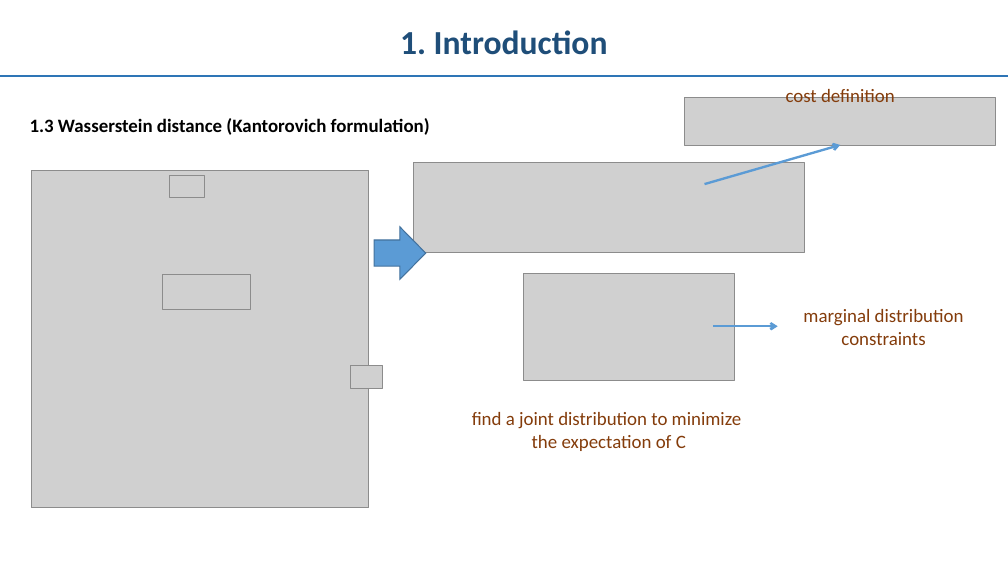
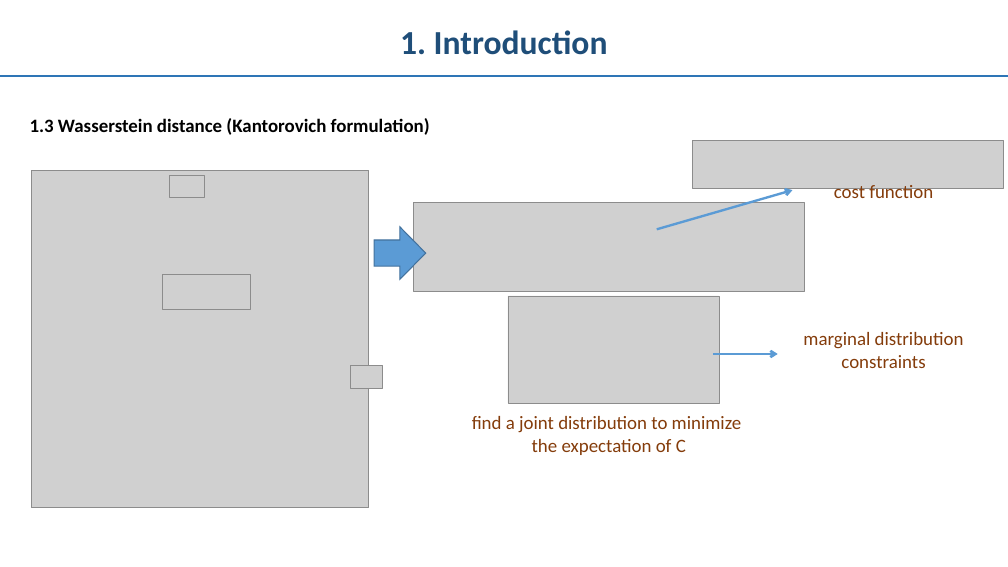
Before and after one commit to emliang/Wasserstein-Distance, a slide deck: slide 7 of W-distance.pptx. Drawn at 1008x567 pixels with LibreOffice and Linux fonts; fonts in the diff are those of the drawing; grey boxes stand for pictures. Boxes give left, top, right and bottom in pixels: in the first picture for what was removed or moved away, otherwise in the second. Text is boxed around its words. In the diff, an @@ line names an element or a change of style, - is before the commit and + after.

```diff
--- a/W-distance.pptx
+++ b/W-distance.pptx
@@ picture: place and size @@
-picture at box(685, 98, 996, 144)
+picture at box(693, 141, 1003, 188)
@@ picture: place and size @@
-picture at box(414, 163, 805, 252)
+picture at box(414, 203, 805, 292)
@@ arrow moved from (705, 185) - (840, 145) to (657, 229) - (792, 191) @@
@@ text at box(834, 185, 933, 203): text changed @@
-cost definition
+cost function
@@ picture: place and size @@
-picture at box(523, 273, 734, 380)
+picture at box(508, 296, 719, 403)
@@ text "marginal distribution": place and size @@
-text "marginal distribution" at box(803, 309, 964, 345)
+text "marginal distribution" at box(803, 332, 964, 368)
@@ arrow moved from (713, 327) - (778, 327) to (713, 354) - (778, 354) @@
@@ text "find a joint distribution to ...": place and size @@
-text "find a joint distribution to ..." at box(472, 412, 741, 451)
+text "find a joint distribution to ..." at box(472, 416, 741, 455)
```
Also in this commit, not shown: 2 other slides changed.
